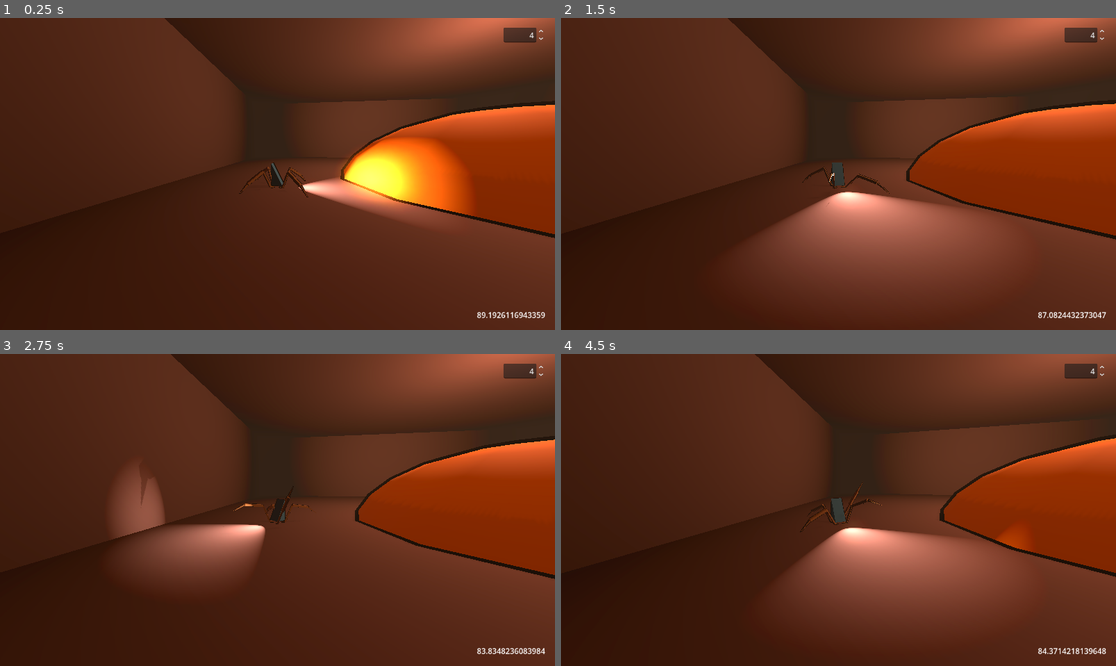
Above: before the commit, frames 1-4 (two rows, left to right).
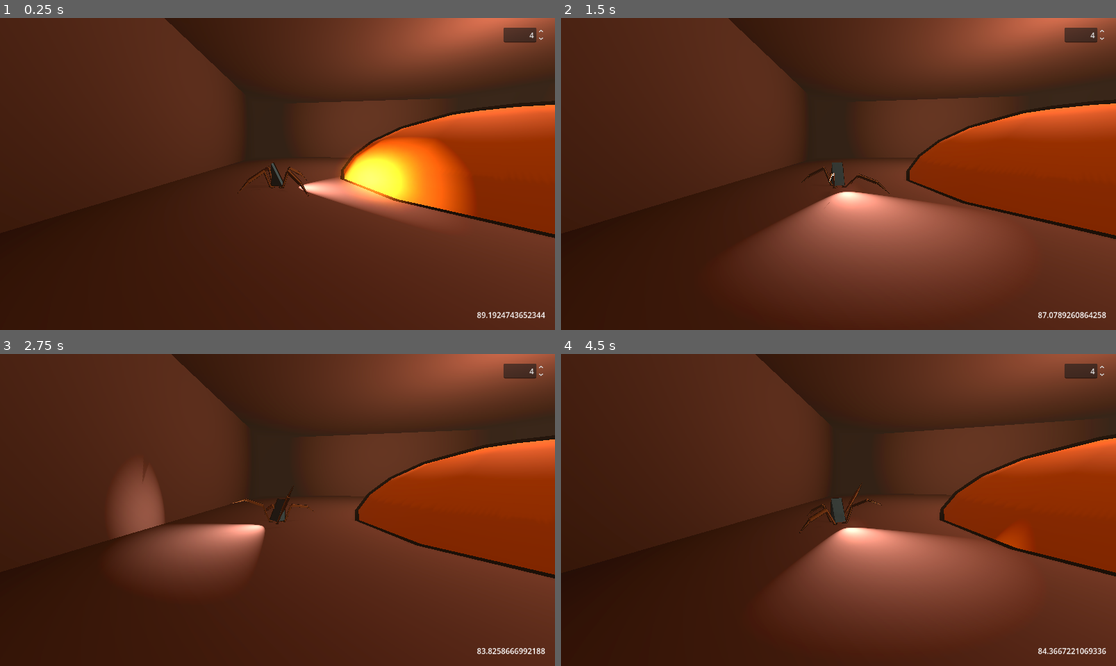
Above: after the commit, the same moments.

Repository: mstfacmly/spider_ik
Game: Godot game, scene res://root.tscn
Same seed, same stepped clock (60 frames per second), same inputs: the game is played once before the commit and once after it.
Inputs:
- Up to frame 1 (0.25 s): no input
- Up to frame 2 (1.5 s): hold Right (ui_right) 0.53-1.28 s; hold Down (ui_down) from 1.28 s (still down)
- Up to frame 3 (2.75 s): release Down (ui_down) at 2.03 s; hold Right (ui_right) from 2.03 s (still down)
- Up to frame 4 (4.5 s): release Right (ui_right) at 2.78 s; hold Up (ui_up) 2.78-3.53 s; hold Left (ui_left) from 3.53 s (still down)

The runs differ from the first frame. In frame 1, 0.3% of the frame differs, in the area x 30-100%, y 2-97%; in frame 2, 0.3%; in frame 3, 0.5%, in the area x 19-100%, y 0-97%; in frame 4, 0.4%.

Commit message:
project tweaks

Diff:
--- a/assets/spider_leg.tscn
+++ b/assets/spider_leg.tscn
@@ -19,7 +19,7 @@
 script = ExtResource("3_ol67p")
 
 [node name="ik_target" type="Marker3D" parent="." index="1"]
-transform = Transform3D(1, 0, 0, 0, 1, 0, 0, 0, 1, 0, -0.04952784, 1)
+transform = Transform3D(1, 0, 0, 0, 1, 0, 0, 0, 1, 0, 0, 1)
 script = ExtResource("4_veifr")
 
 [node name="label" type="Label3D" parent="ik_target" index="0"]
--- a/project.godot
+++ b/project.godot
@@ -19,9 +19,6 @@
 [physics]
 
 3d/physics_engine="Jolt Physics"
+jolt_physics_3d/simulation/position_steps=8
 3d/solver/solver_iterations=32
 common/physics_interpolation=true
-
-[rendering]
-
-renderer/rendering_method="mobile"
--- a/scripts/ik_target.gd
+++ b/scripts/ik_target.gd
@@ -15,7 +15,7 @@
 func _process(_delta):
 	if !stepping && !adjacent_target.stepping && abs(global_position.distance_to(step_target.global_position)) > step_distance:
 			step()
-#	$label.set_text('iktarget '+str(step_target.global_position.y))
+	$label.set_text('iktarget '+str(step_target.global_position.y))
 
 func step():
 	var half_way = (global_position + step_target.global_position) / 2
--- a/scripts/legs_ik.gd
+++ b/scripts/legs_ik.gd
@@ -3,3 +3,4 @@
 
 func _ready():
 	start()
+	print(get_parent_skeleton())
--- a/scripts/spider.gd
+++ b/scripts/spider.gd
@@ -6,7 +6,7 @@
 
 @export var move_speed : float = 0.76
 @export var turn_speed : float = 1.5
-@export var ground_offset: float = 8.0
+@export var ground_offset: float = 0.005
 
 @export_range(2,9) var legs_count: int = 4:
 	set = set_legs_count
@@ -24,14 +24,11 @@
 	"""
 
 func _process(delta):
-	"""
-	transform.basis.slerp(
-		_basis_from_normal(_avg_normal_calc(_split_threes()).normalized()),
-		move_speed * delta).orthonormalized()
-	"""
 	transform.basis = lerp(transform.basis
 						, _basis_from_normal(_avg_normal_calc(_split_threes()).normalized())
-						, move_speed * delta).orthonormalized()
+						, move_speed * delta
+						).orthonormalized()
+
 	_movement(Input.get_axis('ui_down','ui_up'), Input.get_axis('ui_right','ui_left') ,delta)
 
 func _movement(dir, a_dir, delta):
@@ -41,7 +38,10 @@
 #	if abs(dir) > 0 or abs(a_dir) > 0:
 	emit_signal('move_legs',1)
 
-	position = lerp(position ,position + transform.basis.y * _target_pos(_avg_legs_calc($legs_root.get_children())),move_speed * delta)
+	position = lerp( position
+			, position + transform.basis.y * _target_pos(_avg_legs_calc($legs_root.get_children()))
+			, move_speed * delta
+		)
 
 func set_legs_count(count):
 		legs_count = count
@@ -79,7 +79,7 @@
 
 		$step_targets.get_child(i).global_position = $legs_root.get_child(i).get_node('ik_target').global_position
 		$step_targets.get_child(i).global_rotation.y = $legs_root.get_child(i).global_rotation.y
-		$step_targets.get_child(i).global_position.y -= $step_targets.get_child(i).target_position.y * 0.6 #-ground_offset / 8
+		$step_targets.get_child(i).global_position.y -= $step_targets.get_child(i).target_position.y * 0.6
 
 	_set_adjacent_opposing_legs()
 
@@ -120,11 +120,12 @@
 func _avg_legs_calc(legs_in:Array):
 	var avg = Vector3()
 	for i in legs_in:
-		avg += i.position
+		avg += i.get_node('ik_target').position
 
 	return avg / legs_in.size()
 
 func _target_pos(legs_pos_avg : Vector3):
+#	print(legs_pos_avg)
 	return legs_pos_avg * transform.basis.y * ground_offset
 
 func _distance(target_position: Vector3):
